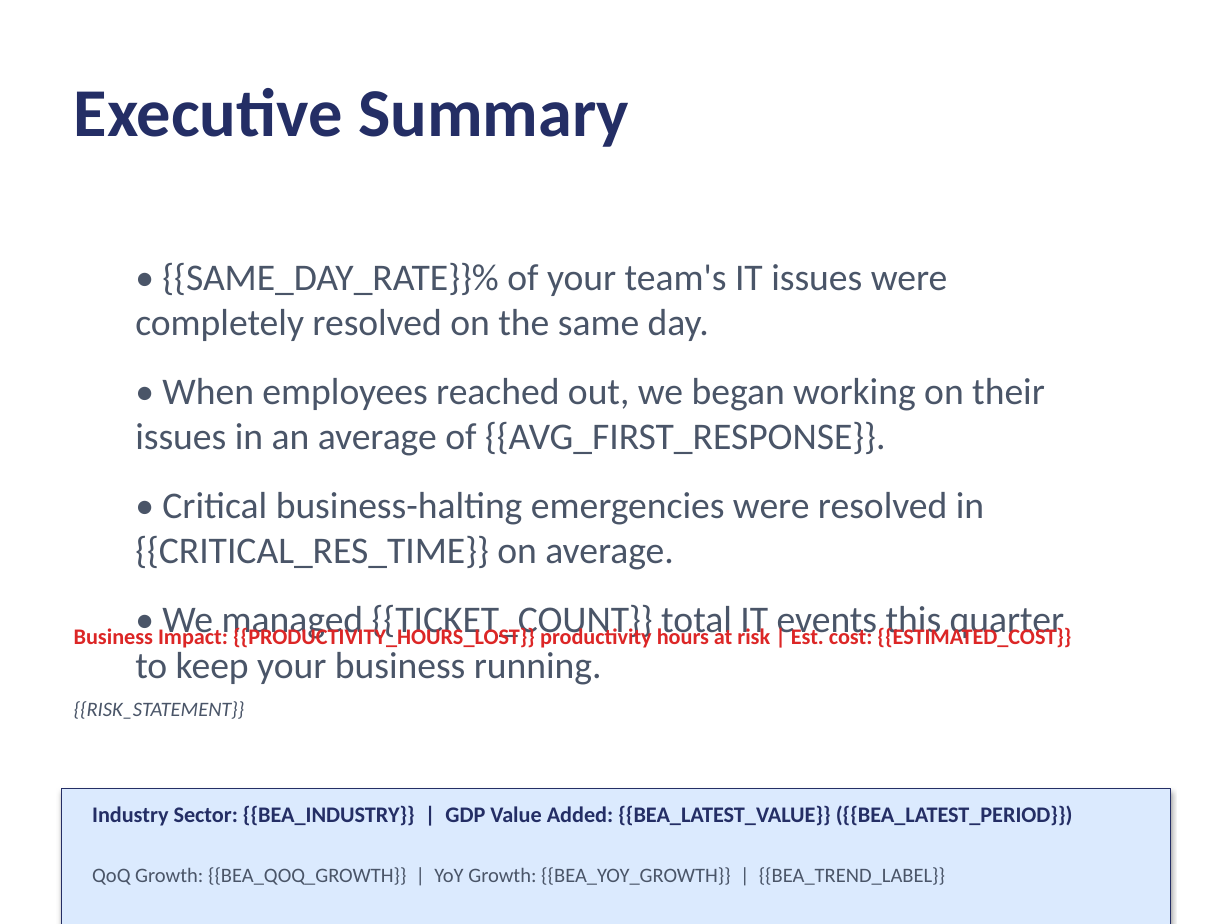
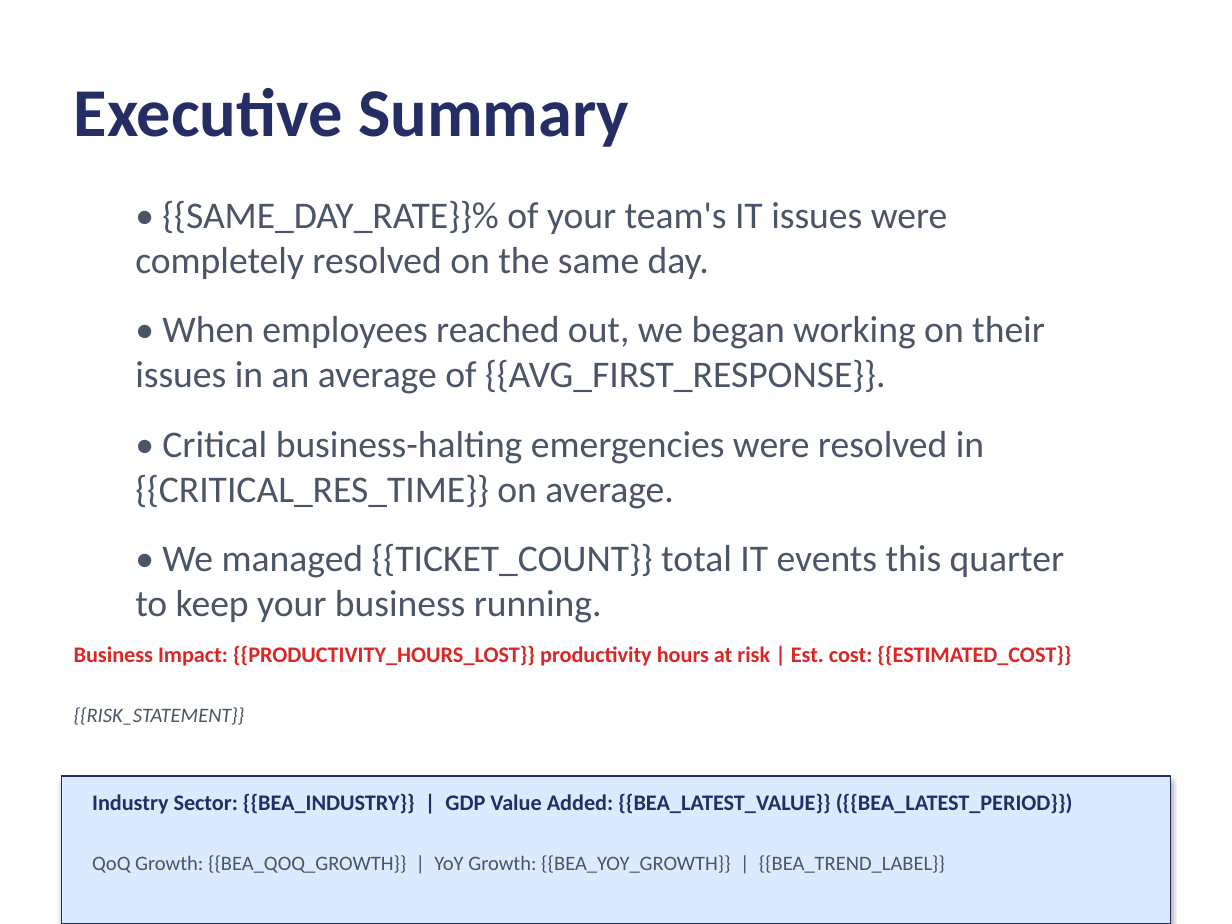
Before and after one commit to EcoFireGit/halopsa_QbrImpactSlides_v0, a slide deck: slide 2 of Master_QBR_Template.pptx. Drawn at 1232x924 pixels with LibreOffice and Linux fonts; fonts in the diff are those of the drawing. Boxes give left, top, right and bottom in pixels: in the first picture for what was removed or moved away, otherwise in the second. Text is boxed around its words. In the diff, an @@ line names an element or a change of style, - is before the commit and + after.

```diff
--- a/Master_QBR_Template.pptx
+++ b/Master_QBR_Template.pptx
@@ text "• {{SAME_DAY_RATE}}% of your team's ...": place and size @@
-text "• {{SAME_DAY_RATE}}% of your team's ..." at <box>135,263,1064,685</box>
+text "• {{SAME_DAY_RATE}}% of your team's ..." at <box>135,201,1064,623</box>
@@ text "Business Impact: {{PRODUCTIVITY_HOURS_LOST}} productivity ho ...": place and size @@
-text "Business Impact: {{PRODUCTIVITY_HOURS_LOST}} productivity ho ..." at <box>74,625,1071,648</box>
+text "Business Impact: {{PRODUCTIVITY_HOURS_LOST}} productivity ho ..." at <box>74,645,1071,666</box>
@@ text "{{RISK_STATEMENT}}": place and size @@
-text "{{RISK_STATEMENT}}" at <box>74,701,245,719</box>
+text "{{RISK_STATEMENT}}" at <box>74,707,245,725</box>
@@ rectangle: place and size @@
-rectangle at <box>62,788,1170,924</box>
+rectangle at <box>62,776,1170,924</box>
@@ text "Industry Sector: {{BEA_INDUSTRY}} | GDP ...": place and size @@
-text "Industry Sector: {{BEA_INDUSTRY}} | GDP ..." at <box>92,805,1073,826</box>
+text "Industry Sector: {{BEA_INDUSTRY}} | GDP ..." at <box>92,793,1073,814</box>
@@ text "QoQ Growth: {{BEA_QOQ_GROWTH}} | YoY ...": place and size @@
-text "QoQ Growth: {{BEA_QOQ_GROWTH}} | YoY ..." at <box>92,867,945,885</box>
+text "QoQ Growth: {{BEA_QOQ_GROWTH}} | YoY ..." at <box>92,855,945,873</box>
```
Also in this commit, not shown: 1 other slide changed, 6 other files.
